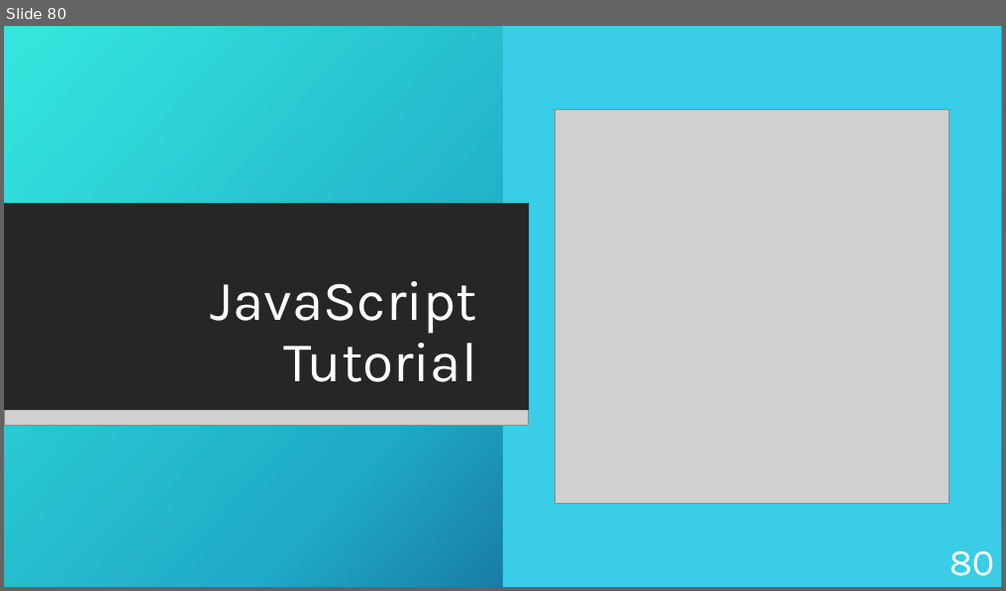
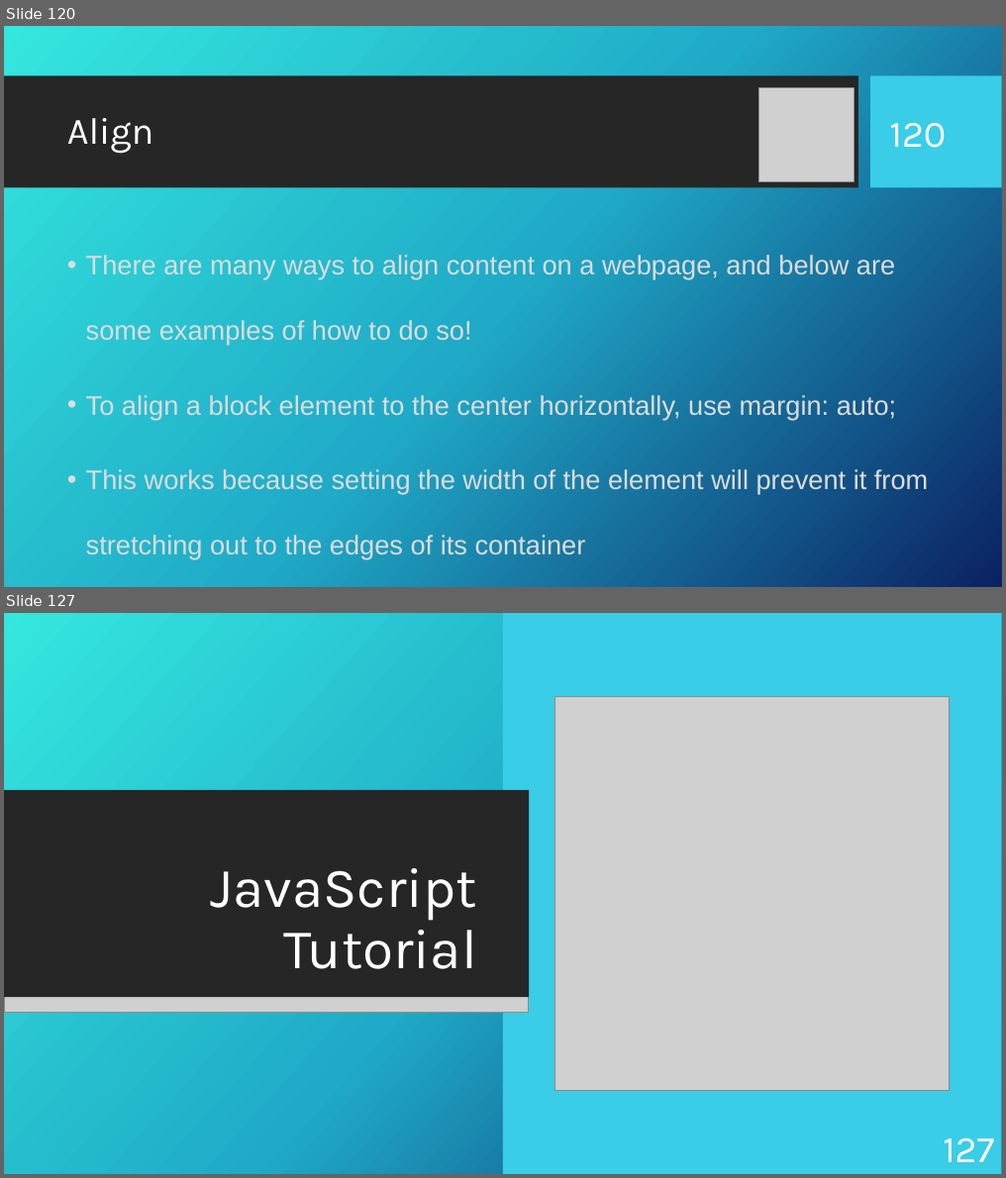
Before and after one commit to KurtAbraham/CS451, a slide deck: CS 451-KAbraham-Internet Technologies Tutorials.pptx. Shown one above the other, each under a label of ours: slide 80 before the commit, slides 120 and 127 after it; the slides between them are not shown. The pictures are 1006x591 and 1006x1178 pixels, drawn with LibreOffice and Linux fonts; fonts in the diff are those of the drawing; grey boxes stand for pictures; background and template pictures are left out. Boxes give left, top, right and bottom in pixels: in the first picture for what was removed or moved away, otherwise in the second. Text is boxed around its words. In the diff, an @@ line names an element or a change of style, - is before the commit and + after.

```diff
--- a/CS 451-KAbraham-Internet Technologies Tutorials.pptx
+++ b/CS 451-KAbraham-Internet Technologies Tutorials.pptx
@@ slide 120 added at (4,26,1002,587), background picture (left out) @@
@@ rectangle added at (4,76,858,188), fill #262626 @@
@@ rectangle added at (871,76,1002,188), fill #39CDE7 @@
@@ picture added at (759,87,853,181) @@
@@ title added at (67,118,154,153), 36 pt, text #FFFFFF @@
+Align
@@ page number added at (890,123,946,148), 36 pt, text #FFFFFF @@
+120
@@ text added at (86,255,928,560), 25.9 pt, text #DCDCDC @@
+• There are many ways to align content on a webpage, and below are some examples of how to do so!
+• To align a block element to the center horizontally, use margin: auto;
+• This works because setting the width of the element will prevent it from stretching out to the edges of its container
@@ what was slide 80 is now slide 127 @@
@@ page number at (943,1139,994,1162): text changed @@
-80
+127
```
Also in this commit, not shown: 1 slide changed, 46 other slides added, 1 other file.
